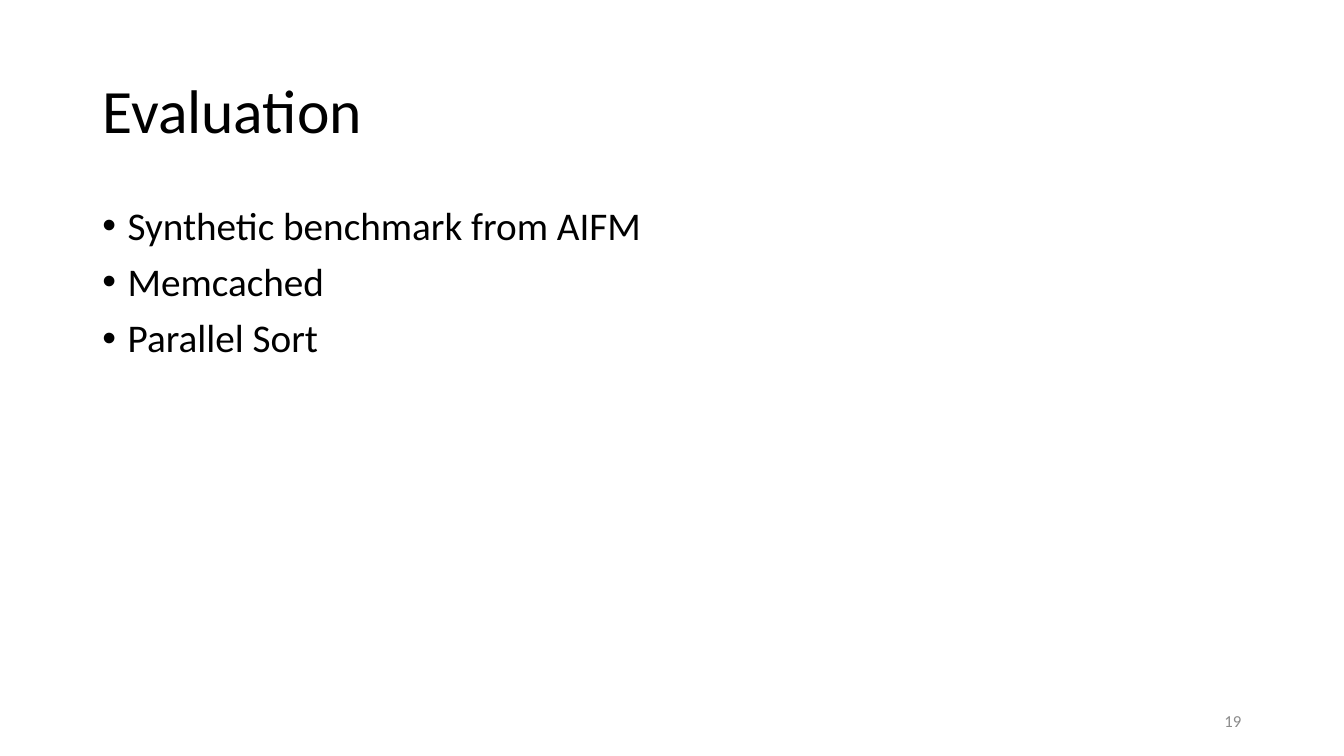
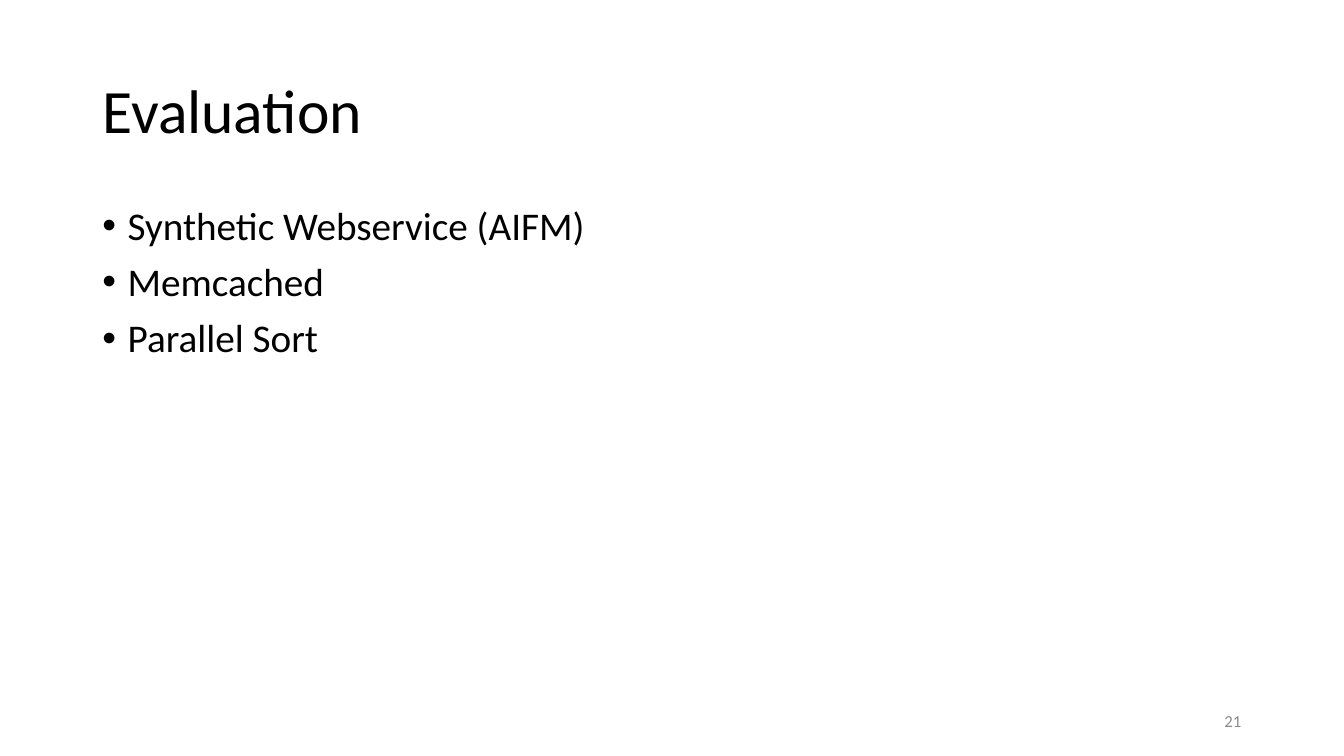
Before and after one commit to eden-farmem/eden-all, a slide deck: slide 21 of doc/talks/asplos.pptx (slide 19 before the commit). Drawn at 1344x756 pixels with LibreOffice and Linux fonts; fonts in the diff are those of the drawing. Boxes give left, top, right and bottom in pixels: in the first picture for what was removed or moved away, otherwise in the second. Text is boxed around its words. In the diff, an @@ line names an element or a change of style, - is before the commit and + after.

```diff
--- a/doc/talks/asplos.pptx
+++ b/doc/talks/asplos.pptx
@@ text at [128, 211, 585, 247]: text changed @@
-• Synthetic benchmark from AIFM
+• Synthetic Webservice (AIFM)
@@ page number at [1224, 716, 1241, 727]: text changed @@
-19
+21
```
Also in this commit, not shown: 16 other slides changed, 17 slides added, 59 slides removed, 1 other file.
